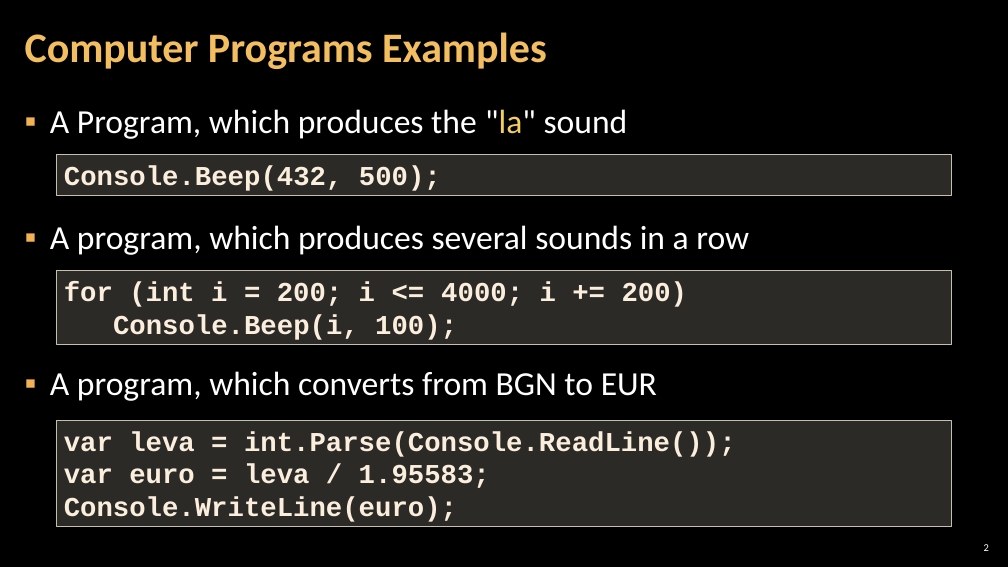
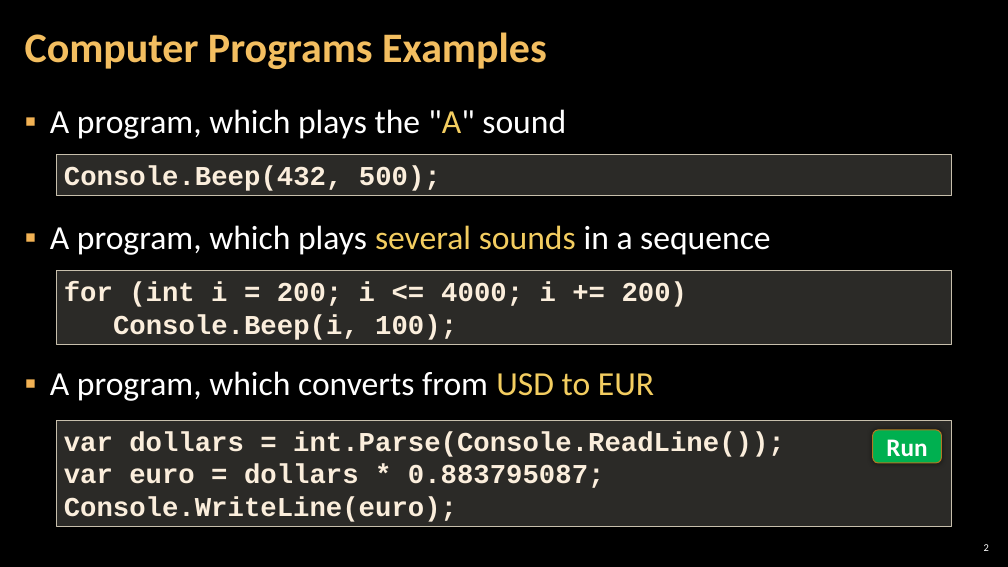
Before and after one commit to SoftUni/Programming-Basics-Book-CSharp-EN, a slide deck: slide 2 of resources/Presentation-Slides/Chapter-1-Into-Programming/04.Computer-Programs-Examples.pptx. Drawn at 1008x567 pixels with LibreOffice and Linux fonts; fonts in the diff are those of the drawing; background and template pictures are left out. Boxes give left, top, right and bottom in pixels: in the first picture for what was removed or moved away, otherwise in the second. Text is boxed around its words. In the diff, an @@ line names an element or a change of style, - is before the commit and + after.

```diff
--- a/resources/Presentation-Slides/Chapter-1-Into-Programming/04.Computer-Programs-Examples.pptx
+++ b/resources/Presentation-Slides/Chapter-1-Into-Programming/04.Computer-Programs-Examples.pptx
@@ text at [50, 109, 770, 401]: text changed @@
-▪ A Program, which produces the "la" sound
-▪ A program, which produces several sounds in a row
-▪ A program, which converts from BGN to EUR
+▪ A program, which plays the "A" sound
+▪ A program, which plays several sounds in a sequence
+▪ A program, which converts from USD to EUR
@@ text in rectangle at [64, 431, 785, 488]: text changed @@
-var leva = int.Parse(Console.ReadLine());
-var euro = leva / 1.95583;
+var dollars = int.Parse(Console.ReadLine());
+var euro = dollars * 0.883795087;
@@ rounded rectangle added at [873, 430, 941, 464], fill #00B050, outline #B27822 1 pt, 24 pt, text #FFFFFF, bold @@
+Run
```
Also in this commit, not shown: 2 other slides changed, 12 other files.
